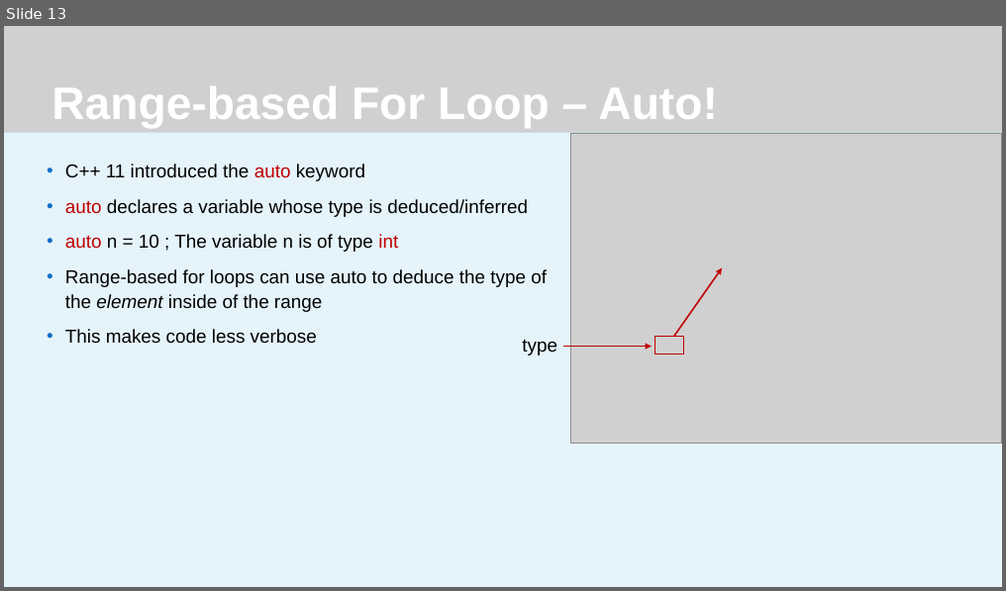
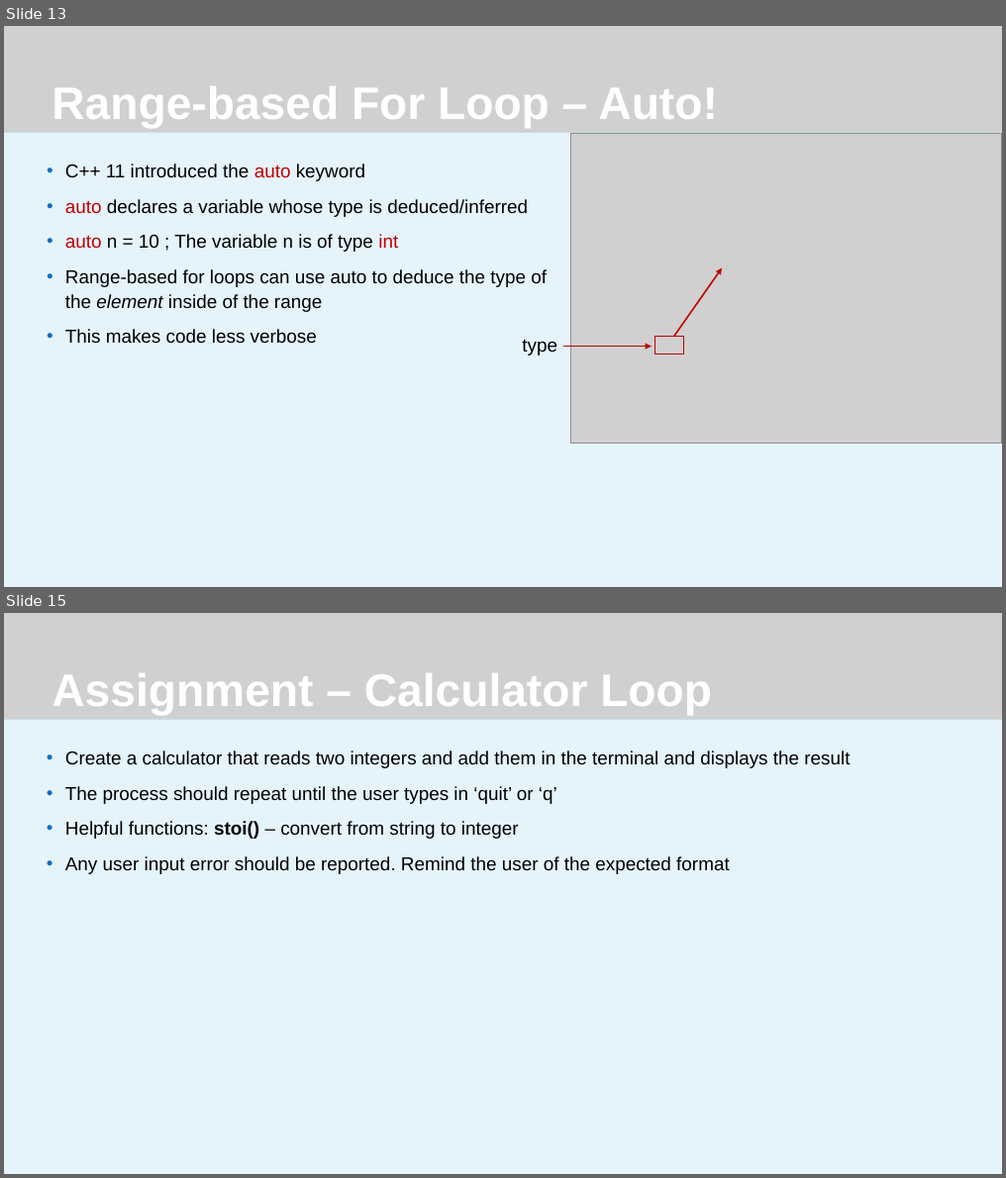
Before and after one commit to JeremyBYU/LoopIt, a slide deck: Lecture/LoopIt.pptx. Shown one above the other, each under a label of ours: slide 13 before the commit, slides 13 and 15 after it; the slides between them are not shown. The pictures are 1006x591 and 1006x1178 pixels, drawn with LibreOffice and Linux fonts; fonts in the diff are those of the drawing; grey boxes stand for pictures; background and template pictures are left out. Boxes give left, top, right and bottom in pixels: in the first picture for what was removed or moved away, otherwise in the second. Text is boxed around its words. In the diff, an @@ line names an element or a change of style, - is before the commit and + after.

```diff
--- a/Lecture/LoopIt.pptx
+++ b/Lecture/LoopIt.pptx
@@ slide 15 added at [4,613,1002,1174], background #FFFFFF @@
@@ rectangle added at [4,613,1002,1174], fill #FFFFFF @@
@@ rectangle added at [4,613,1002,1174], fill #DBEFF9 at 70% opacity @@
@@ rectangle added at [4,613,1002,719], fill #1C4D83 @@
@@ picture added at [4,613,1002,719] @@
@@ title added at [52,673,712,715], 44 pt, text #FFFFFF, bold @@
+Assignment – Calculator Loop
@@ text added at [65,751,849,874], 18 pt, text #000000 @@
+• Create a calculator that reads two integers and add them in the terminal and displays the result
+• The process should repeat until the user types in ‘quit’ or ‘q’
+• Helpful functions: stoi() – convert from string to integer
+• Any user input error should be reported. Remind the user of the expected format
```
Also in this commit, not shown: 10 slides changed, 1 other slide added.
